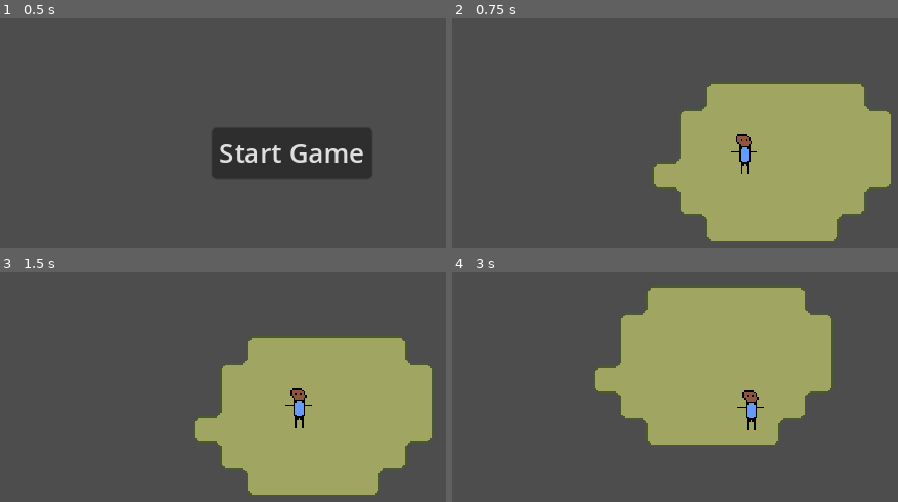
Above: before the commit, frames 1-4 (two rows, left to right).
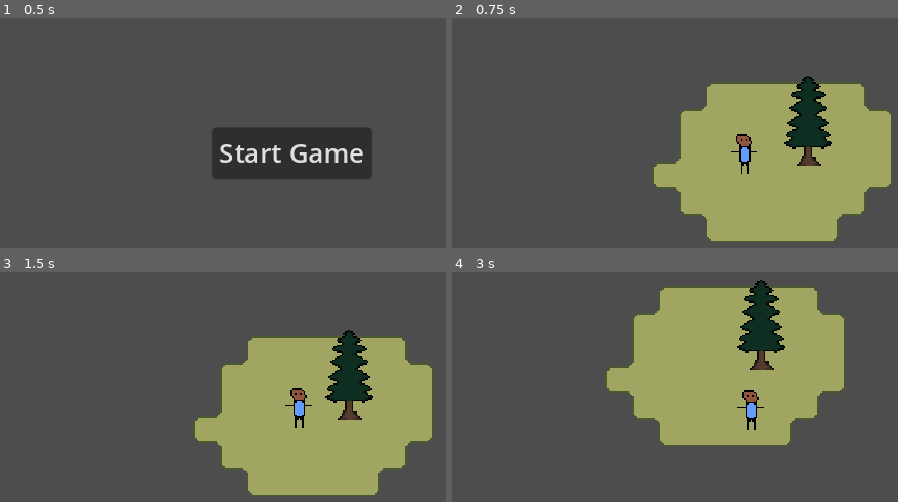
Above: after the commit, the same moments.

Repository: StormLight14/nightfall-mirror
Game: Godot game, scene res://menus/main/main_menu.tscn
The game is run twice, just before and just after one commit, with the same random seed, the same clock (stepped at 60 frames per second) and the same inputs.
Inputs:
- Up to frame 1 (0.5 s): no input
- Up to frame 2 (0.75 s): click "Start Game" at 0.5 s
- Up to frame 3 (1.5 s): tap Enter at 1.25 s; hold D (right) from 1.28 s (still down)
- Up to frame 4 (3 s): release D (right) at 2.03 s; hold S (down) 2.03-2.78 s; hold D (right) from 2.78 s (still down)

Frame 1 is identical in both runs. In frame 2, 2.3% of the frame differs, in the area x 74-86%, y 25-65%; in frame 3, 2.3%; in frame 4, 6.8%, in the area x 31-89%, y 3-76%.

Commit message:
add tree scene & sprite; change player collision shape to capsule

Diff:
--- a/entities/player/player.tscn
+++ b/entities/player/player.tscn
@@ -3,8 +3,9 @@
 [ext_resource type="Script" path="res://entities/player/player.gd" id="1_sb3re"]
 [ext_resource type="Texture2D" uid="uid://co6q42o3lq27x" path="res://entities/player/placeholder.png" id="2_gmty6"]
 
-[sub_resource type="RectangleShape2D" id="RectangleShape2D_1ytp4"]
-size = Vector2(14, 22)
+[sub_resource type="CapsuleShape2D" id="CapsuleShape2D_ewl3r"]
+radius = 4.0
+height = 20.0
 
 [node name="Player" type="CharacterBody2D"]
 script = ExtResource("1_sb3re")
@@ -13,8 +14,8 @@
 texture = ExtResource("2_gmty6")
 
 [node name="CollisionShape2D" type="CollisionShape2D" parent="."]
-position = Vector2(1, 1)
-shape = SubResource("RectangleShape2D_1ytp4")
+position = Vector2(0, 2)
+shape = SubResource("CapsuleShape2D_ewl3r")
 
 [node name="Camera2D" type="Camera2D" parent="."]
 process_callback = 0
--- a/scenes/main/island.tscn
+++ b/scenes/main/island.tscn
@@ -1,9 +1,10 @@
-[gd_scene load_steps=8 format=4 uid="uid://cwpbcq6loe2e2"]
+[gd_scene load_steps=9 format=4 uid="uid://cwpbcq6loe2e2"]
 
 [ext_resource type="PackedScene" uid="uid://dnl4avpgx1x7o" path="res://entities/player/player.tscn" id="1_7ld21"]
 [ext_resource type="Script" path="res://scenes/main/island.gd" id="1_o107c"]
 [ext_resource type="Script" path="res://custom_nodes/TileMapDual.gd" id="2_f2mfn"]
 [ext_resource type="Texture2D" uid="uid://cpa6wj6vxji4r" path="res://tilesets/grass.png" id="2_mv3iw"]
+[ext_resource type="PackedScene" uid="uid://bf8n6ocu1ce17" path="res://scenes/objects/trees/tree.tscn" id="5_f4vhq"]
 
 [sub_resource type="CanvasItemMaterial" id="CanvasItemMaterial_k5adq"]
 light_mode = 2
@@ -108,3 +109,8 @@
 
 [node name="Player" parent="." instance=ExtResource("1_7ld21")]
 position = Vector2(7, 11)
+
+[node name="LevelLighting" type="CanvasModulate" parent="."]
+
+[node name="Tree" parent="." instance=ExtResource("5_f4vhq")]
+position = Vector2(46, -14)
--- /dev/null
+++ b/scenes/objects/trees/tree.tscn
@@ -0,0 +1,16 @@
+[gd_scene load_steps=3 format=3 uid="uid://bf8n6ocu1ce17"]
+
+[ext_resource type="Texture2D" uid="uid://bysx5ea3q23g3" path="res://scenes/objects/trees/pine1.png" id="1_yo22k"]
+
+[sub_resource type="CapsuleShape2D" id="CapsuleShape2D_3g54j"]
+radius = 11.0
+height = 32.0
+
+[node name="Tree" type="StaticBody2D"]
+
+[node name="Sprite2D" type="Sprite2D" parent="."]
+texture = ExtResource("1_yo22k")
+
+[node name="CollisionShape2D" type="CollisionShape2D" parent="."]
+position = Vector2(0, 16)
+shape = SubResource("CapsuleShape2D_3g54j")
Binary file added: scenes/objects/trees/pine1.png
Not shown, added: scenes/objects/trees/pine1.png.import
